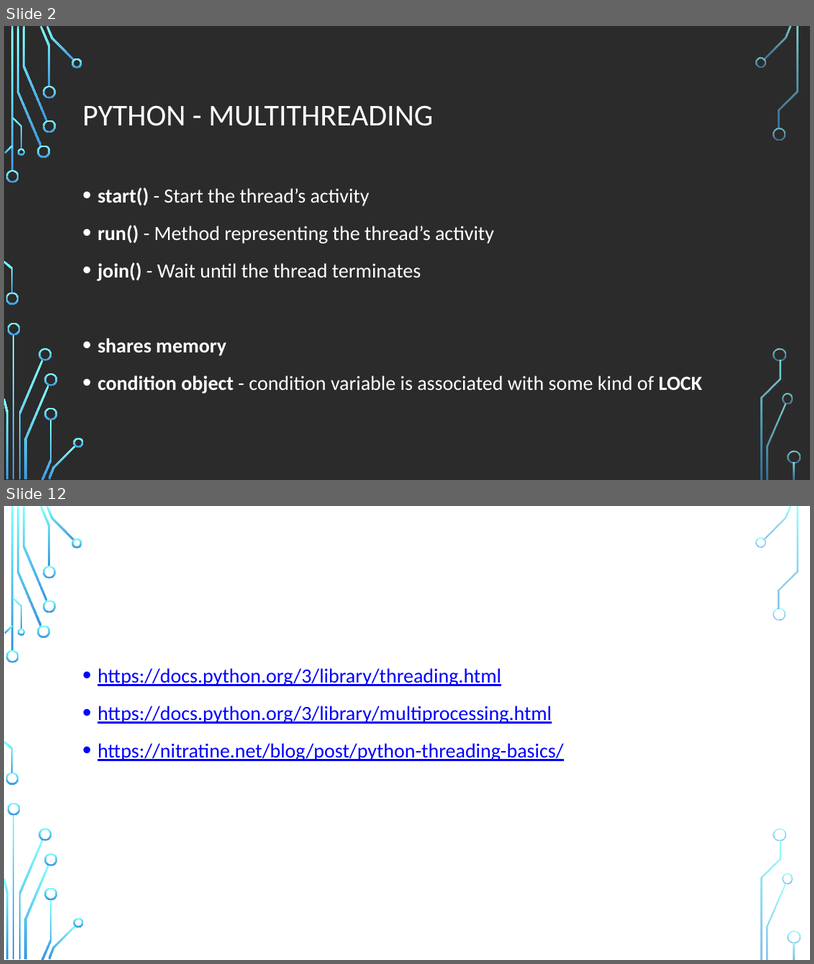
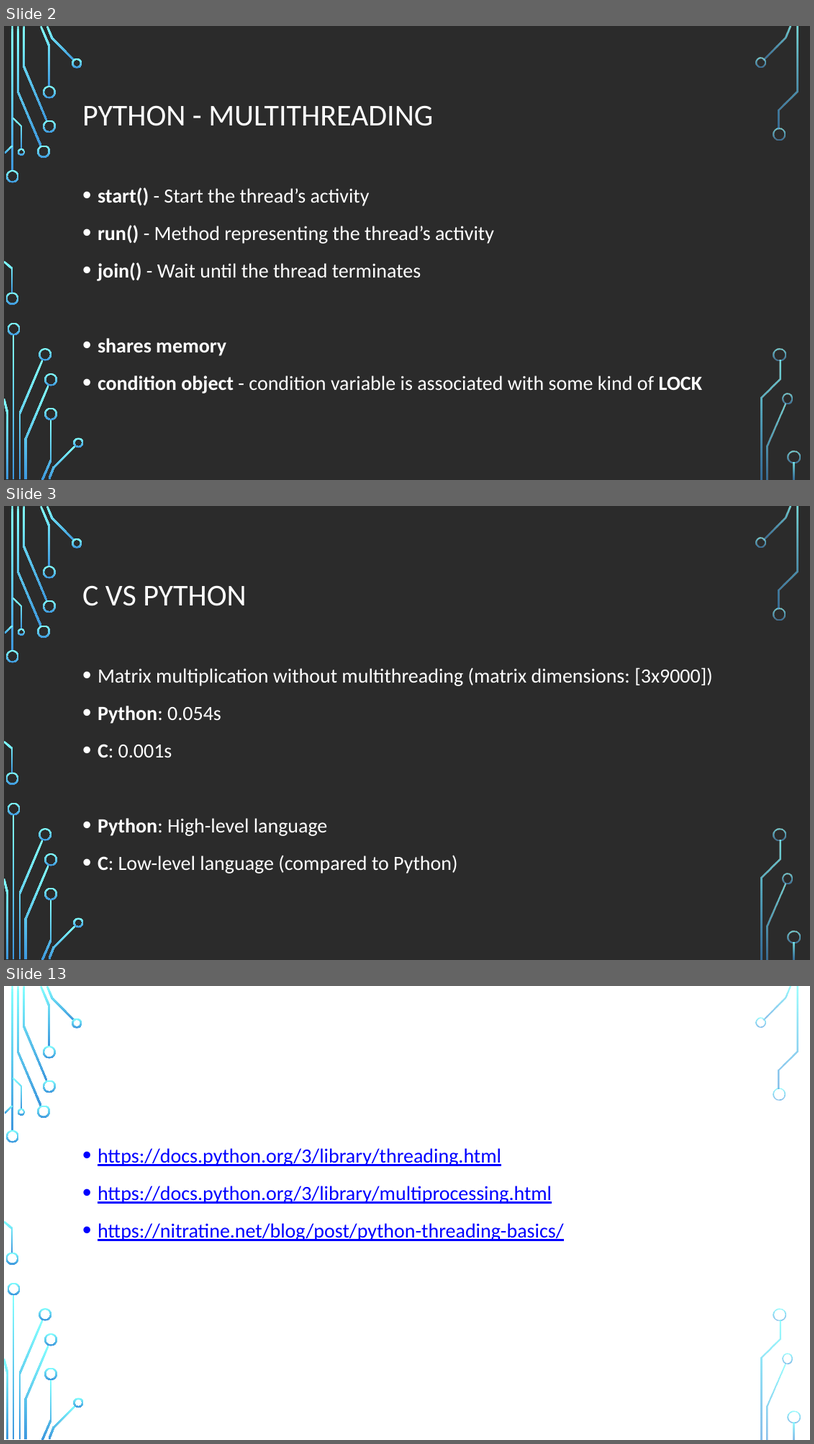
Before and after one commit to miro1091/python, a slide deck: python.pptx. Shown one above the other, each under a label of ours: slides 2 and 12 before the commit, slides 2, 3 and 13 after it; the slides between them are not shown. The pictures are 814x964 and 814x1444 pixels, drawn with LibreOffice and Linux fonts; fonts in the diff are those of the drawing; background and template pictures are left out; a plain dark background stands for a picture behind light text. Boxes give left, top, right and bottom in pixels: in the first picture for what was removed or moved away, otherwise in the second. Text is boxed around its words. In the diff, an @@ line names an element or a change of style, - is before the commit and + after.

```diff
--- a/python.pptx
+++ b/python.pptx
@@ slide 3 added at (4,506,810,960), background picture (left out); not listed: 36 template elements that a slide beside it also shows @@
@@ title added at (82,585,246,606), 36 pt, text #FFFFFF @@
+C VS PYTHON
@@ text added at (98,667,713,873), 24 pt, text #FFFFFF @@
+• Matrix multiplication without multithreading (matrix dimensions: [3x9000])
+• Python: 0.054s
+• C: 0.001s
+• Python: High-level language
+• C: Low-level language (compared to Python)
@@ what was slide 12 is now slide 13 @@
```
Also in this commit, not shown: 9 slides changed, 1 other slide added, 1 slide removed, 2 other files.
